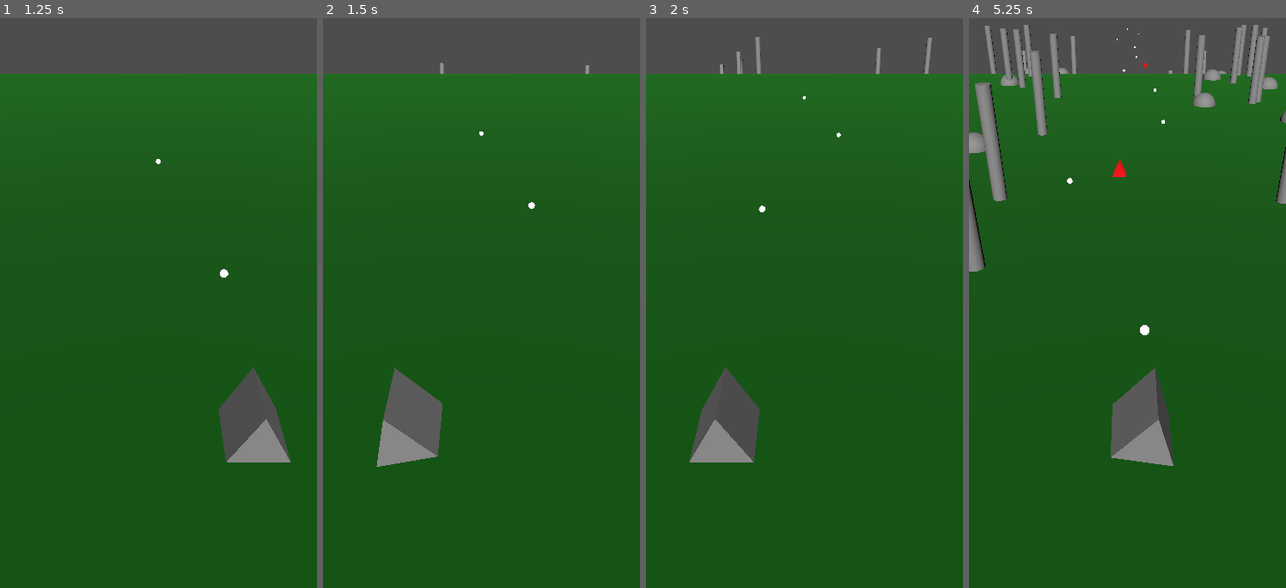
Above: before the commit, frames 1-4 (left to right).
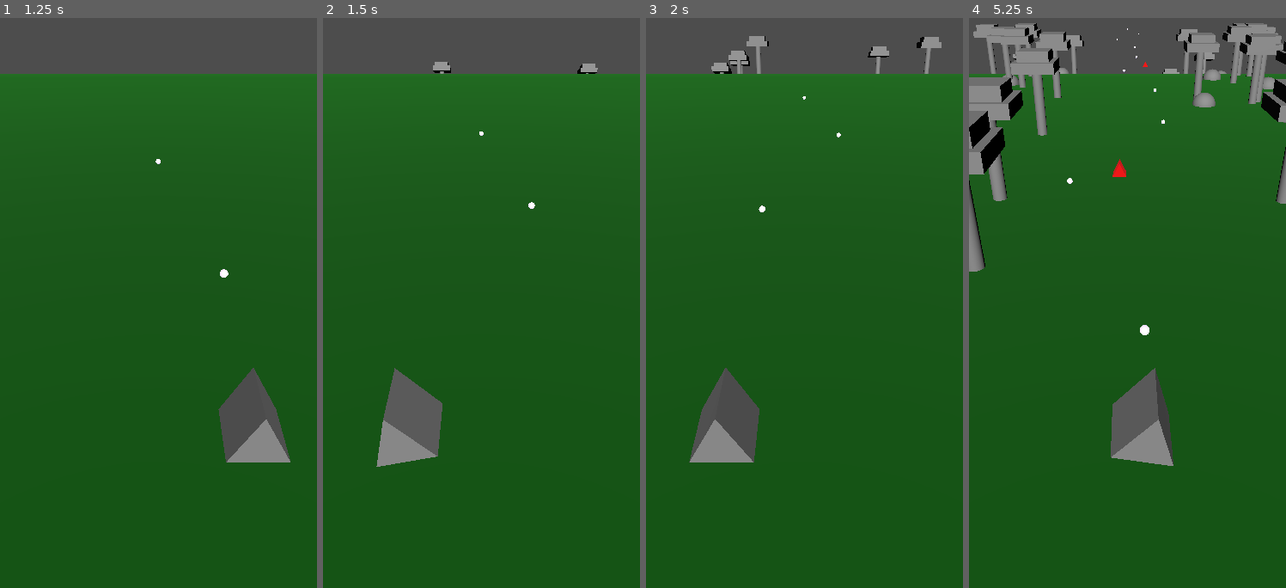
Above: after the commit, the same moments.

Repository: danbolleboom/GodotMobileGame
Game: Godot game, scene res://Scenes/world.tscn
Two runs of this game, one before a commit and one after it. Both use one fixed random seed, a clock stepped at 60 frames per second and the inputs below.
Inputs (mouse positions are in pixels of both pictures, inside the frame that each line leads up to):
- Up to frame 1 (1.25 s): tap Enter at 0.5 s; move the mouse to (228, 211) at 0.52 s
- Up to frame 2 (1.5 s): tap Space at 1.25 s; move the mouse to (418, 280) at 1.27 s
- Up to frame 3 (2 s): no input
- Up to frame 4 (5.25 s): move the mouse to (1159, 92) at 2.02 s; move the mouse to (1111, 382) at 2.77 s; move the mouse to (1222, 348) at 3.52 s; move the mouse to (1032, 143) at 4.27 s; move the mouse to (1143, 246) at 5.02 s

Frame 1 is identical in both runs. In frame 2, 0.2% of the frame differs, in the area x 34-87%, y 7-10%; in frame 3, 0.5%; in frame 4, 4.3%, in the area x 0-100%, y 0-28%.

Commit message:
edit trees

Diff:
--- a/Scenes/Decorations/decoration_tree.tscn
+++ b/Scenes/Decorations/decoration_tree.tscn
@@ -1,13 +1,22 @@
-[gd_scene load_steps=3 format=3 uid="uid://bw34ccuj67uwb"]
+[gd_scene load_steps=4 format=3 uid="uid://bw34ccuj67uwb"]
 
 [ext_resource type="PackedScene" uid="uid://p5d6b0d2m6uc" path="res://Scenes/path_entity.tscn" id="1_ovcqc"]
 
 [sub_resource type="CylinderMesh" id="CylinderMesh_ovcqc"]
 
+[sub_resource type="BoxMesh" id="BoxMesh_ovcqc"]
+
 [node name="DecorationTree" instance=ExtResource("1_ovcqc")]
-speed = 10.0
 yOffset = 2.0
 
 [node name="MeshInstance3D" parent="." index="0"]
 transform = Transform3D(1, 0, 0, 0, 4, 0, 0, 0, 1, 0, 0, 0)
 mesh = SubResource("CylinderMesh_ovcqc")
+
+[node name="MeshInstance3D2" type="MeshInstance3D" parent="." index="2"]
+transform = Transform3D(4, 0, 0, 0, 1, 0, 0, 0, 4, 0, 2.7073197, 0)
+mesh = SubResource("BoxMesh_ovcqc")
+
+[node name="MeshInstance3D3" type="MeshInstance3D" parent="." index="3"]
+transform = Transform3D(3, 0, 0, 0, 1, 0, 0, 0, 3, 0, 3.638761, 0)
+mesh = SubResource("BoxMesh_ovcqc")
--- a/Scripts/path_entity.gd
+++ b/Scripts/path_entity.gd
@@ -2,7 +2,6 @@
 
 @export var extraSpeed: float;
 @export var yOffset: float;
-
 
 @onready var path = get_tree().root.get_node("Root/MovementPath") as Path3D;
 @onready var xOffset: float;
